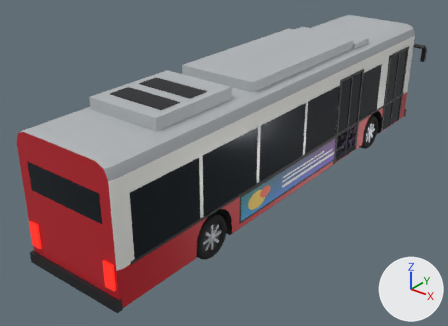
What one commit did to the glTF model public/models/muni-bus.glb.
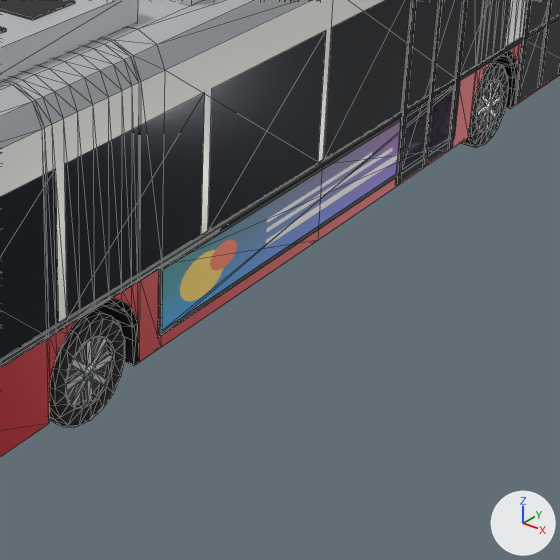
Old and new are each drawn whole from a 50 mm lens placed at (8.32, -11.93, 7.59), pointed at (-0.48, -0.92, 0.76) and again close up on the part from 40% to 89% of the width and 28% to 96% of the height. Lighting does not change. The marker at lower right points along +X, +Y and +Z. The first two pictures are the older version. The close-ups show mesh edges as thin lines. Where no turn or scale is listed for an object, it has been applied to the vertices. Vertices at exactly the same position are counted once.

In view in the first close-up: 'body', 'livery_panel', 'wheel_FR', 'wheel_RR'.
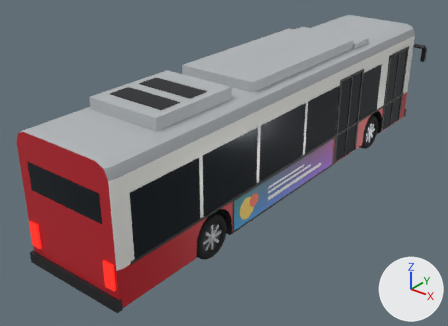
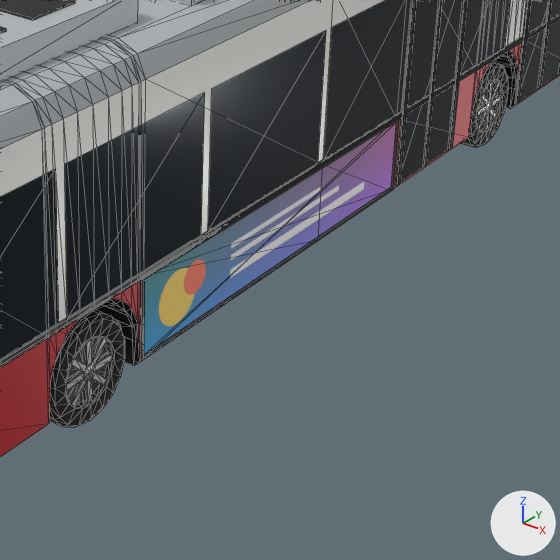
Where the change shows, as pixel boxes [x1, y1, x2, y2] in the close-ups (560 x 560 px; the box of a moved part takes in the faces that stretch with it):
'livery_panel', moved, rescaled (13% narrower)
    before: [162, 89, 454, 330]
    after: [144, 122, 397, 354]
part 1 of me_body, moved or reshaped
    before: [158, 81, 461, 338]
    after: [140, 119, 399, 362]
part 2 of me_body, moved or reshaped
    before: [318, 0, 476, 240]
    after: [323, 0, 476, 188]
part 3 of me_body, moved or reshaped
    before: [103, 0, 333, 361]
    after: [103, 0, 333, 305]

The edits, one by one:
me_body has 794 vertices, 1296 faces and spans x -1.6..1.6, y -6.18..6.32, z 0.27..3.48.
me_body is used by ob_body; location (0.0, 0.0, 0.0).
me_body part 1: the loose piece of 8 vertices spanning x 1.29..1.3, y -2.6..2.8, z 0.45..1.15 is scaled about its middle by (1, 0.8, 1.2), then moved by (0.0, -0.79, -0.05).
me_body part 2: all 14 vertices in x -1.29..1.29, y 2.75, z 0.27..3.2 are moved by (0.0, -1.33, 0.0).
me_body part 3: all 14 vertices in x -1.29..1.29, y -2.55, z 0.27..3.2 are moved by (0.0, -0.25, 0.0).
me_livery_panel is used by ob_livery_panel; location (0.0, 0.0, 0.0).
me_livery_panel had 8 vertices, 4 faces and spanned x -1.3..1.3, y -2.55..2.75, z 0.5..1.1.
me_livery_panel now has 8 vertices, 4 faces and spans x -1.3..1.3, y -2.8..1.42, z 0.38..1.12.
me_livery_panel part 4: the whole mesh is scaled about its middle by (1, 0.796, 1.23), then moved by (0.0, -0.79, -0.05).
